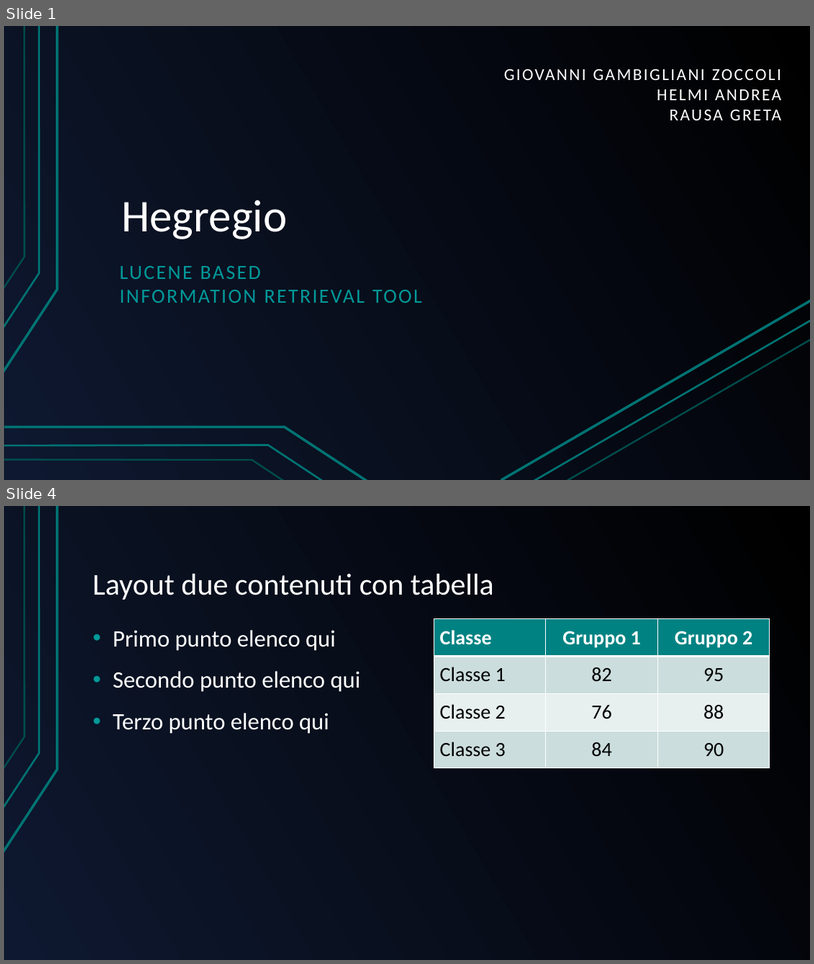
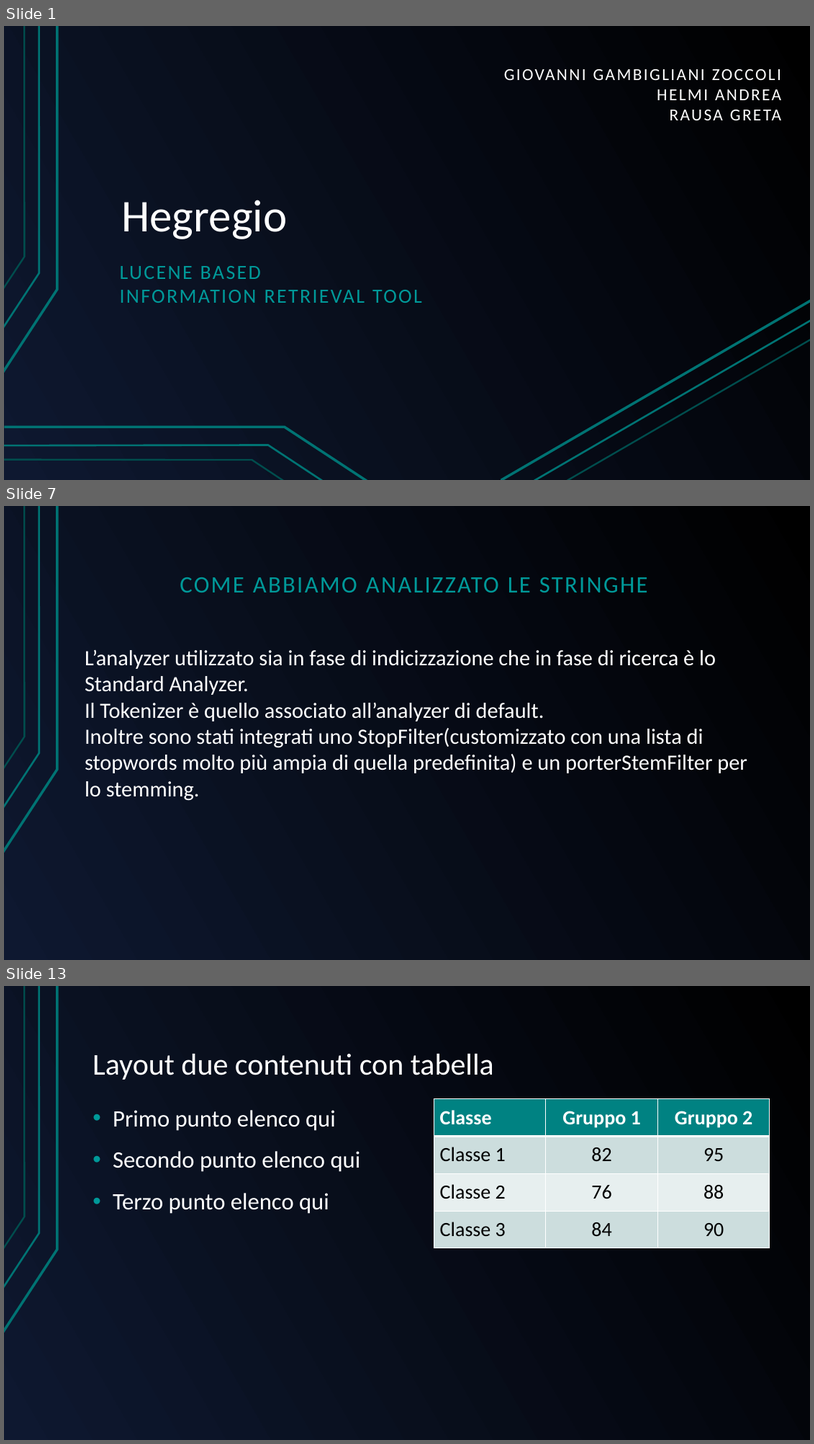
Before and after one commit to GreRagu/ProgettoGavi, a slide deck: Hegregio.odp. Shown one above the other, each under a label of ours: slides 1 and 4 before the commit, slides 1, 7 and 13 after it; the slides between them are not shown. The pictures are 814x964 and 814x1444 pixels, drawn with LibreOffice and Linux fonts; fonts in the diff are those of the drawing. Boxes give left, top, right and bottom in pixels: in the first picture for what was removed or moved away, otherwise in the second. Text is boxed around its words. In the diff, an @@ line names an element or a change of style, - is before the commit and + after.

```diff
--- a/Hegregio.odp
+++ b/Hegregio.odp
@@ slide 7 added at (4, 506, 810, 960), background gradient #000000 to #0E1830; not listed: 3 template elements that a slide beside it also shows @@
@@ text added at (180, 577, 648, 592), 28 pt, text #009999 @@
+COME ABBIAMO ANALIZZATO LE STRINGHE
@@ text added at (85, 650, 748, 800), 26 pt, text #FFFFFF @@
+L’analyzer utilizzato sia in fase di indicizzazione che in fase di ricerca è lo Standard Analyzer.
+Il Tokenizer è quello associato all’analyzer di default.
+Inoltre sono stati integrati uno StopFilter(customizzato con una lista di stopwords molto più ampia di quella predefinita) e un porterStemFilter per lo stemming.
@@ what was slide 4 is now slide 13 @@
```
Also in this commit, not shown: 11 other slides added, 9 slides removed.
